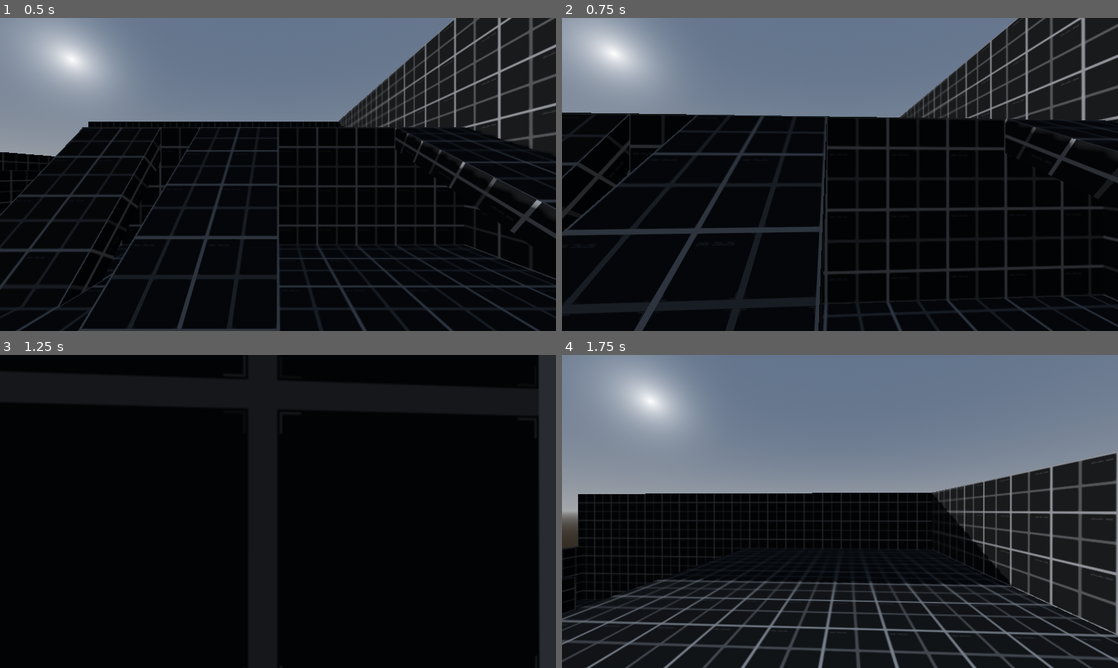
Above: before the commit, frames 1-4 (two rows, left to right).
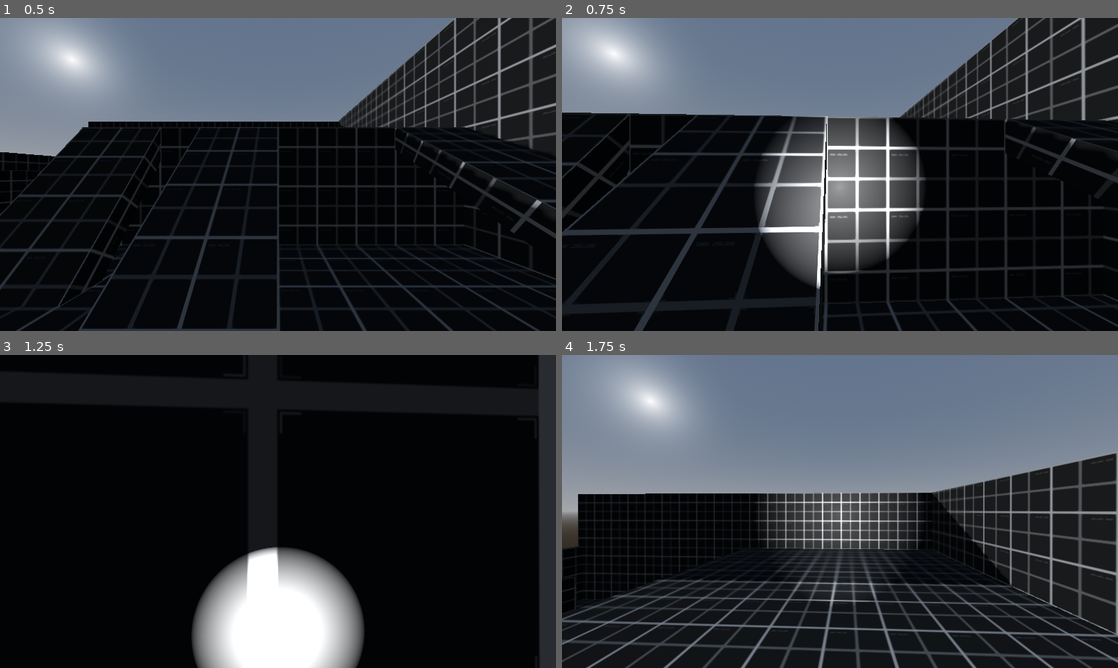
Above: after the commit, the same moments.

Repository: rbarongr/GodotFirstPersonController
Game: Godot game, scene res://Sandbox.tscn
Two runs of this game, one before a commit and one after it. Both use one fixed random seed, a clock stepped at 60 frames per second and the inputs below.
Inputs (mouse positions are in pixels of both pictures, inside the frame that each line leads up to):
- Up to frame 1 (0.5 s): no input
- Up to frame 2 (0.75 s): tap Enter at 0.5 s; move the mouse to (867, 174) at 0.52 s; hold W (move_forward) from 0.53 s (still down); tap F (flashlight_toggle, bound only after the commit) at 0.6 s
- Up to frame 3 (1.25 s): keep holding W (move_forward); tap Space (jump) at 0.77, 0.8, 1.07 s
- Up to frame 4 (1.75 s): keep holding W (move_forward); move the mouse to (812, 511) at 1.27 s; tap Space (jump) at 1.35, 1.52 s; tap Q (jump_secondary) at 1.55 s

Frame 1 is identical in both runs. In frame 2, 12% of the frame differs, in the area x 34-66%, y 31-87%; in frame 3, 10%; in frame 4, 5.9%.

Commit message:
adding player flashlight

Diff:
--- a/Player/player.gd
+++ b/Player/player.gd
@@ -42,11 +42,14 @@
 var grav_vel: Vector3 # Gravity velocity
 var jump_vel: Vector3 # Jumping velocity
 
+@onready var player: Player = $Player
 @onready var player_capsule: CollisionShape3D = $CShape
 @onready var camera: Camera3D = $Camera
+@onready var flashlight: SpotLight3D = $Camera/PlayerFlashlight
 
 func _ready() -> void:
 	capture_mouse()
+	flashlight.hide()
 
 func _input(event: InputEvent) -> void:
 	if event is InputEventMouseMotion: look_dir = event.relative * 0.01
@@ -65,6 +68,12 @@
 		jump_hold = true
 	if Input.is_action_just_released("jump"): jump_hold = false
 	if Input.is_action_just_pressed("jump_secondary"): jumping_secondary = true
+
+	if Input.is_action_just_pressed("flashlight_toggle"):
+		if flashlight.visible:
+			flashlight.hide()
+		else:
+			flashlight.show()
 
 	if Input.is_action_just_pressed("exit"): get_tree().quit()
 
--- a/Player/player.tscn
+++ b/Player/player.tscn
@@ -16,3 +16,12 @@
 [node name="Camera" type="Camera3D" parent="."]
 transform = Transform3D(1, 0, 0, 0, 1, 0, 0, 0, 1, 0, 1.7, 0)
 fov = 80.0
+
+[node name="PlayerFlashlight" type="SpotLight3D" parent="Camera"]
+transform = Transform3D(1, 0, 0, 0, 1, 0, 0, 0, 1, 0, -0.197474, 0)
+light_energy = 100.0
+light_size = 0.5
+shadow_enabled = true
+spot_range = 50.0
+spot_angle = 25.0
+spot_angle_attenuation = 4.0
--- a/Sandbox.tscn
+++ b/Sandbox.tscn
@@ -28,7 +28,21 @@
 transform = Transform3D(-0.678961, 0.262875, -0.685499, -0.027831, 0.923814, 0.38183, 0.733646, 0.278326, -0.619918, 0, 6.83834, 0)
 shadow_enabled = true
 
-[node name="Player" parent="." instance=ExtResource("1_grfwc")]
+[node name="Player" parent="." instance=ExtResource("1_1wmd2")]
+player_height_default = 2.0
+player_height_crouching = 0.5
+speed_run = 10.0
+speed_walk = 5.0
+speed_crouched = 2.0
+speed_crouching = 10.0
+height_default = 1.5
+height_crouched = 0.5
+acceleration = 10000.0
+jump_height_primary = 1.5
+jump_height_secondary = 3.0
+jump_secondary_allowed = true
+jump_hold_allowed = true
+camera_sens = 4.0
 
 [node name="Platform" type="Node3D" parent="."]
 
--- a/project.godot
+++ b/project.godot
@@ -94,6 +94,11 @@
 "events": [Object(InputEventKey,"resource_local_to_scene":false,"resource_name":"","device":-1,"window_id":0,"alt_press …(182 unchanged characters)…
 ]
 }
+flashlight_toggle={
+"deadzone": 0.5,
+"events": [Object(InputEventKey,"resource_local_to_scene":false,"resource_name":"","device":-1,"window_id":0,"alt_pressed":false,"shift_pressed":false,"ctrl_pressed":false,"meta_pressed":false,"pressed":false,"keycode":0,"physical_keycode":70,"key_label":0,"unicode":101,"echo":false,"script":null)
+]
+}
 
 [rendering]
 
Not shown: 1 places in Player/player.tscn that only renumber resources
Not shown: 2 places in Sandbox.tscn that only renumber resources
